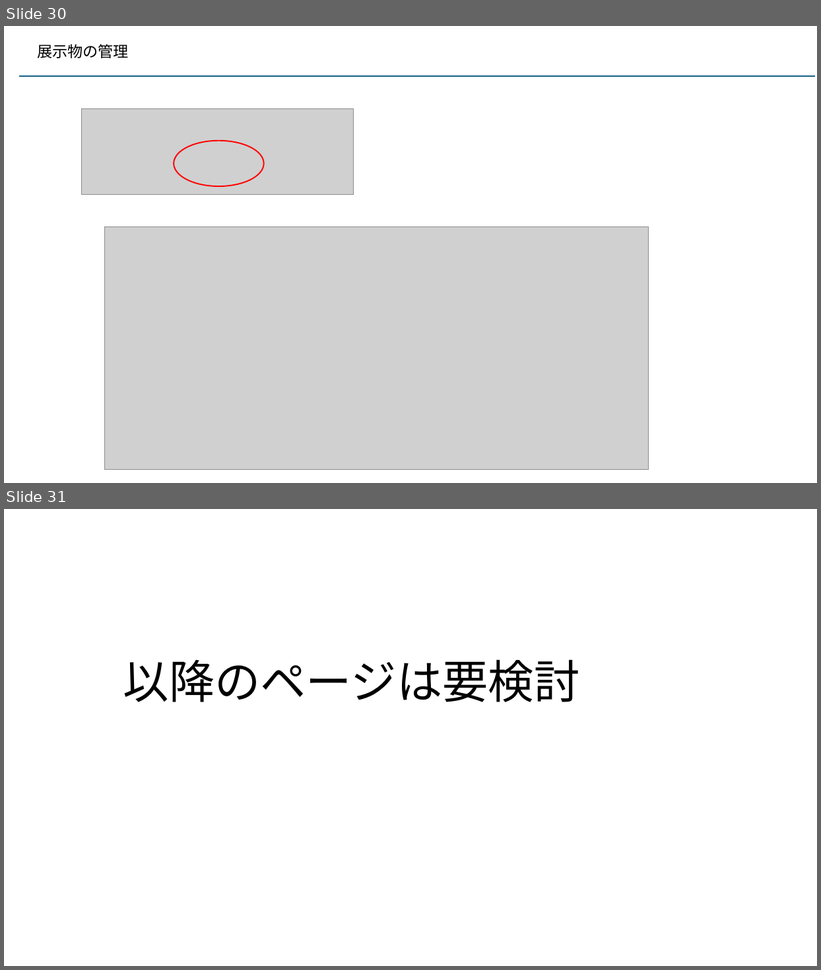
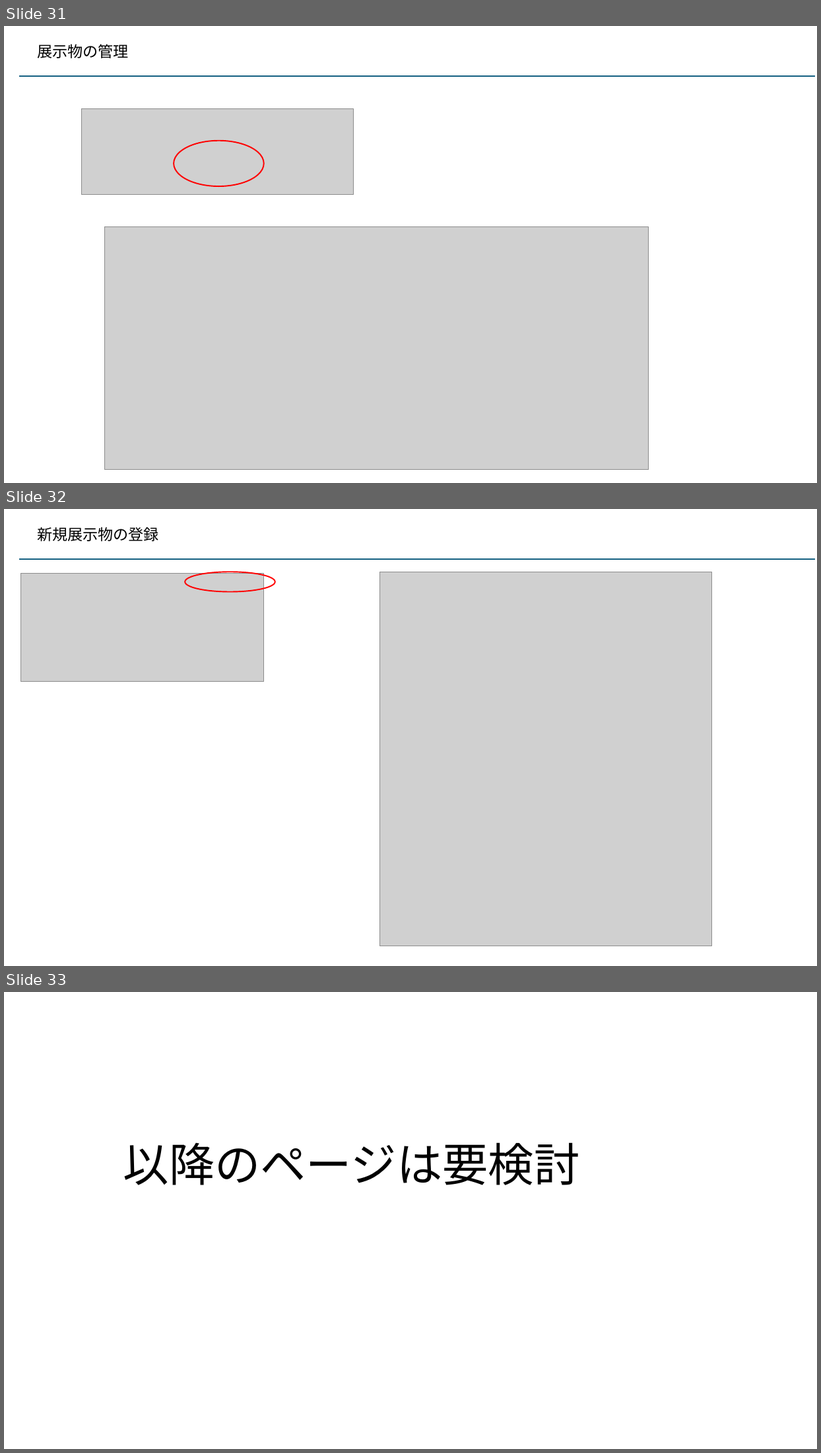
Before and after one commit to kaze-lab/museum_app_proj, a slide deck: 展示物アプリ仕様.pptx. Shown one above the other, each under a label of ours: slides 30 and 31 before the commit, slides 31, 32 and 33 after it. The pictures are 821x970 and 821x1453 pixels, drawn with LibreOffice and Linux fonts; fonts in the diff are those of the drawing; grey boxes stand for pictures. Boxes give left, top, right and bottom in pixels: in the first picture for what was removed or moved away, otherwise in the second. Text is boxed around its words. In the diff, an @@ line names an element or a change of style, - is before the commit and + after.

```diff
--- a/展示物アプリ仕様.pptx
+++ b/展示物アプリ仕様.pptx
@@ slide 32 added at (4,509,817,966), background #FFFFFF @@
@@ text added at (37,527,159,541), 18 pt, text #000000 @@
+新規展示物の登録
@@ line added from (19, 560) to (815, 560), #156082 1.5 pt @@
@@ picture added at (20,573,264,682) @@
@@ ellipse added at (185,572,275,592), outline #FF0000 1.5 pt @@
@@ picture added at (380,572,712,947) @@
@@ what was slide 30 is now slide 31 @@
@@ what was slide 31 is now slide 33 @@
```
Also in this commit, not shown: 1 slide changed, 1 other slide added, 21 other files.
